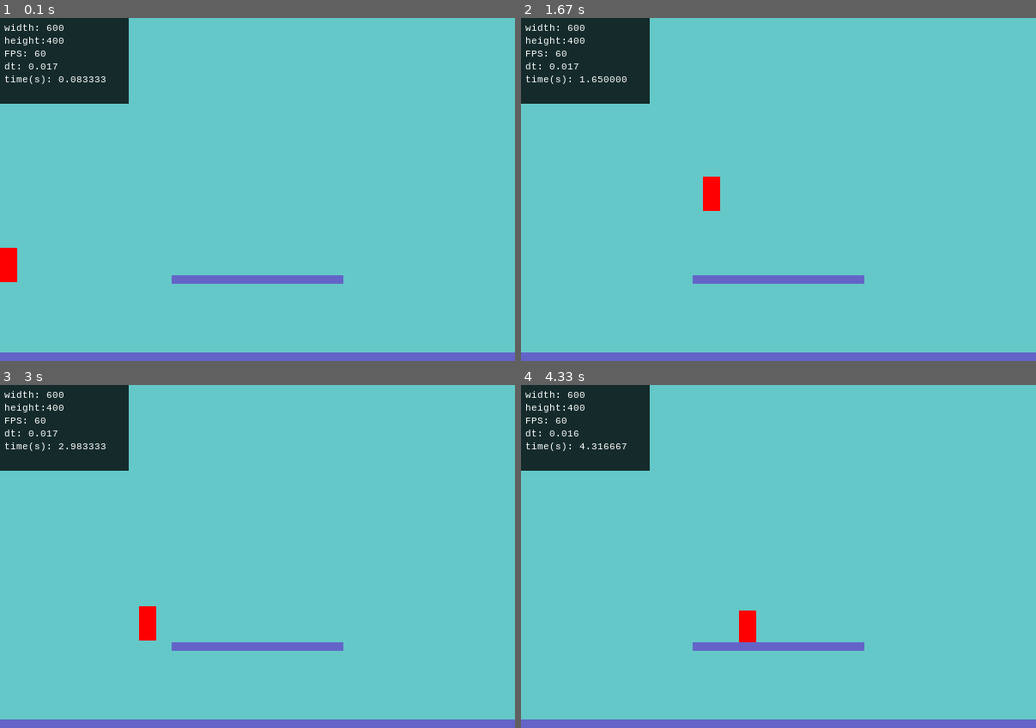
Above: before the commit, frames 1-4 (two rows, left to right).
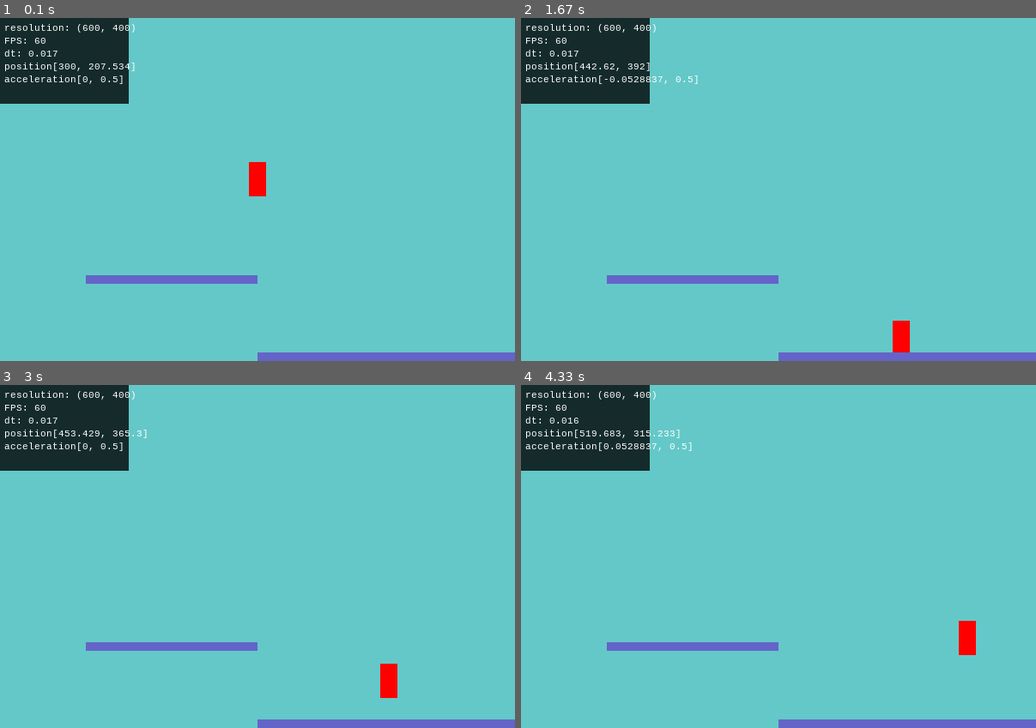
Above: after the commit, the same moments.

Repository: kadraman/pygame-platformer
Game: pygame game, started from main.py
Two runs of this game, one before a commit and one after it. Both use one fixed random seed, a clock stepped at 60 frames per second and the inputs below.
Inputs:
- Up to frame 1 (0.1 s): no input
- Up to frame 2 (1.67 s): hold Right 0.33-0.8 s; hold Right 0.83-1.3 s; tap Space at 0.9, 1.2, 1.4 s; hold Left from 1.33 s (still down)
- Up to frame 3 (3 s): tap Space at 1.7, 1.97, 2.27, 2.4, 2.7 s; release Left at 1.87 s; hold Left 1.9-2.3 s; hold Right 2.33-2.97 s
- Up to frame 4 (4.33 s): hold Left 3-3.47 s; tap Space at 3.07, 3.37, 3.57, 3.87, 4.07 s; hold Right 3.5-3.97 s; hold Right from 4 s (still down)

The runs differ from the first frame. In frame 1, 3.5% of the frame differs, in the area x 0-67%, y 1-100%; in frame 2, 3.5%; in frame 3, 3.5%; in frame 4, 3.6%, in the area x 0-89%, y 1-100%.

Commit message:
minor updates

Diff:
--- a/main.py
+++ b/main.py
@@ -20,6 +20,7 @@
 
 CAPTION = "Platformer"
 SCREEN_SIZE = (600, 400)  # size of screen we are working with
+VIRTUAL_SCREEN_SIZE = (1000, 400)  # size of virtual screen for scrolling
 BACKGROUND_COLOR = (100, 200, 200)
 DEBUG_OVERLAY_SIZE = (300, 200)
 DEBUG_OVERLAY_BACKGROUND_COLOR = (0, 0, 0, 200)
@@ -39,10 +40,11 @@
     This sprite provides a useful overlay of important information.
     Not really a sprite but we can add it to a SpriteGroup for updates.
     """
-    def __init__(self, position, size, color):
+    def __init__(self, position, size, color, player):
         super(DebugOverlay, self).__init__()
         self.size = size
         self.color = color
+        self.player = player
         self.image = pg.Surface(self.size).convert_alpha()
         self.image.fill(self.color)
         self.rect = self.image.get_rect(center=position)
@@ -59,11 +61,11 @@
         """
         self.time_now = time.time()
         self.debug_text = [
-            "width: " + str(SCREEN_SIZE[0]),
-            "height:" + str(SCREEN_SIZE[1]),
+            "resolution: " + str(SCREEN_SIZE),
             "FPS: " + str(FPS),
             "dt: " + str(dt),
-            "time(s): " + str(Decimal('%2f' % (self.time_now - self.start_time)))
+            "position" + str(self.player.position),
+            "acceleration" + str(self.player.acceleration)
         ]
 
     def draw(self, surface):
@@ -95,7 +97,7 @@
         self.image.fill(self.color)
         self.rect = self.image.get_rect(topright=position)
 
-    def update(self, keys, screen_rect, dt):
+    def update(self, keys, screen_rect, camera, dt):
         """
         Update accepts an argument dt (time delta between frames).
         Adjustments to position must be multiplied by this delta.
@@ -107,7 +109,9 @@
         elif keys[pg.K_LEFT]:
             self.acceleration.x = -PLAYER_ACCELERATION
         else:
+            #print("no keys")
             self.acceleration.x = 0
+            self.velocity.x = 0
         if keys[pg.K_SPACE]:
             self.jump()
 
@@ -161,22 +165,79 @@
 
 
 class Platform(pg.sprite.Sprite):
-    def __init__(self, size, position, color):
+    def __init__(self, camera, size, position, color):
         super().__init__()
+        self.camera = camera
         self.size = size
-        self.position = position
+        self.start_pos = position
+        print(self.start_pos)
         self.color = color
         self.image = pg.Surface(self.size).convert_alpha()
         self.image.fill(self.color)
         #self.rect = self.image.get_rect(center = (SCREEN_SIZE[0]/2, SCREEN_SIZE[1] - 10))
         self.rect = self.image.get_rect(topright=position)
 
+    def update(self, keys, screen_rect, camera, dt):
+        #self.position -= vector(camera.target.position)
+        #self.rect = self.image.get_rect(topright=self.position)
+        #if self.camera.scroll > 0:
+        #    self.rect.x -= self.camera.scroll
+        #elif self.camera.scroll < 0:
+            #print("this")
+            #self.rect.x += abs(self.camera.scroll)
+            #self.position += vector(abs(self.camera.scroll), 0)
+            #self.rect.x = self.rect.x+abs(self.camera.scroll)
+        #    print(self.camera.scroll)
+        #    self.rect.x = self.rect.x + (abs(self.camera.scroll)*-1)
+        #print(self.rect)
+        None
 
     def draw(self, surface):
         """
         Basic draw function.
         """
+        self.rect.x = self.start_pos[0] - (SCREEN_SIZE[0] - self.camera.position[0])
         surface.blit(self.image, self.rect)
+        #surface.blit(self.image, (self.rect.x-self.camera.position[0], self.rect.y))
+
+
+class Camera():
+    def __init__(self, size, target):
+        self.virtual_screen_size = size
+        # initially set to middle of screen
+        self.position = vector(SCREEN_SIZE[0]/2, SCREEN_SIZE[1]/2)
+        self.scroll = 0
+        #print("initial")
+        #print(self.position)
+
+    def update(self, target):
+        if target.acceleration.x == 0:
+            self.scroll = 0
+            #print("not moving")
+            return
+        if target.velocity[0] < 0 and target.position[0] < int(SCREEN_SIZE[0] * 0.25):
+            print("scroll right")
+            if (self.position[0] > self.virtual_screen_size[0]-10):
+                self.position[0] += 10 # target.acceleration.x
+                self.moved = True
+            #self.scroll = target.acceleration.x
+            print(self.position)
+        elif target.velocity [0] > 0 and target.position[0] > int(SCREEN_SIZE[0] * 0.75):
+            print("scroll left")
+            if (self.position[0] >= self.virtual_screen_size[0]-10):
+                self.position[0] -= 10 # target.acceleration.x
+                self.moved = True
+            #self.scroll = target.acceleration.x
+            print(self.position)
+
+        #print(target.position[0])
+        #if self.position[0] != target.position[0]:
+            #self.position[0] -= target.position[0]
+        #    self.moved = True
+        #    print("moved")
+        #else:
+        #    self.moved = False
+        #print(self.target.position)
 
 
 class App(object):
@@ -194,9 +255,10 @@
         self.time_now = self.start_time
         self.done = False
         self.keys = pg.key.get_pressed()
-        self.player = Player(self, vector(0, 300), SPRITE_SIZE, (255, 0, 0), SPRITE_VELOCITY)
-        self.platform1 = Platform((SCREEN_SIZE[0], 10), (SCREEN_SIZE[0], SCREEN_SIZE[1] - 10), (100, 100, 200))
-        self.platform2 = Platform((200, 10), (SCREEN_SIZE[0]-200, 300), (100, 100,200))
+        self.player = Player(self, vector(300, 200), SPRITE_SIZE, (255, 0, 0), SPRITE_VELOCITY)
+        self.camera = Camera(VIRTUAL_SCREEN_SIZE, self.player)
+        self.platform1 = Platform(self.camera, vector(SCREEN_SIZE[0], 10), (SCREEN_SIZE[0], SCREEN_SIZE[1] - 10), (100, 100, 200))
+        self.platform2 = Platform(self.camera, vector(200, 10), (SCREEN_SIZE[0]-200, 300), (100, 100,200))
         self.all_platforms = pg.sprite.Group()
         self.all_platforms.add(self.platform1)
         self.all_platforms.add(self.platform2)
@@ -204,7 +266,7 @@
         self.all_sprites.add(self.player)
         self.all_sprites.add(self.platform1)
         self.all_sprites.add(self.platform2)
-        self.debug_overlay = DebugOverlay((0, 0), DEBUG_OVERLAY_SIZE, DEBUG_OVERLAY_BACKGROUND_COLOR)
+        self.debug_overlay = DebugOverlay((0, 0), DEBUG_OVERLAY_SIZE, DEBUG_OVERLAY_BACKGROUND_COLOR, self.player)
 
     def event_loop(self):
         """
@@ -220,7 +282,9 @@
         """
         Update all the sprites
         """
-        self.player.update(self.keys, self.screen_rect, dt)
+        for entity in self.all_sprites:
+            entity.update(self.keys, self.screen_rect, self.camera, dt)
+        self.camera.update(self.player)
         self.debug_overlay.update(self.keys, self.screen_rect, dt)
 
     def draw(self):
